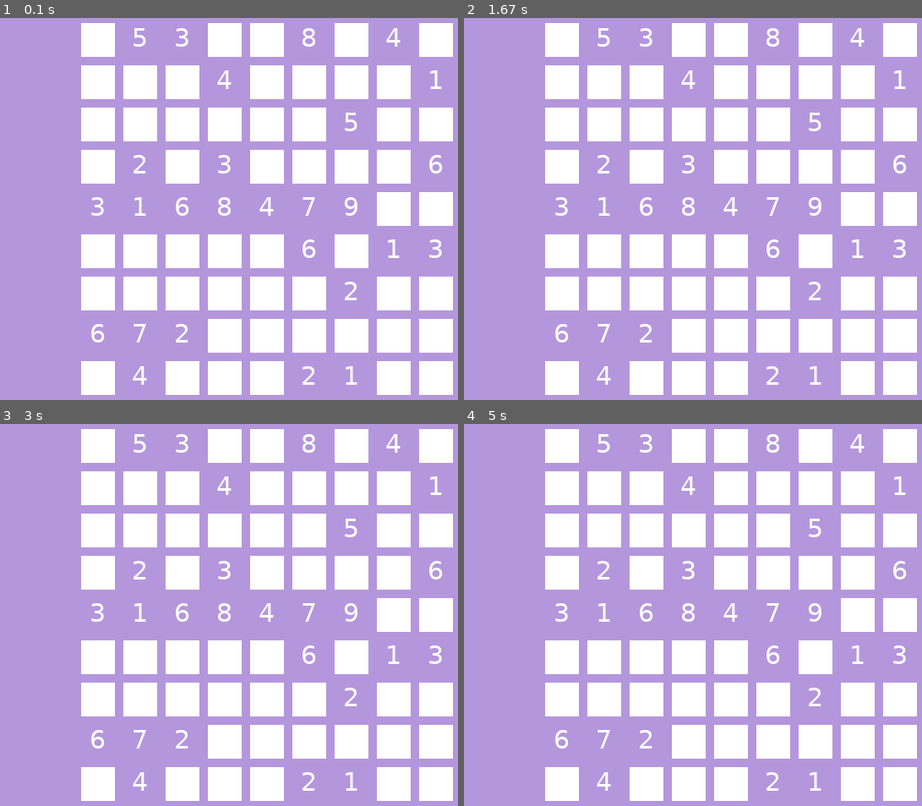
Above: before the commit, frames 1-4 (two rows, left to right).
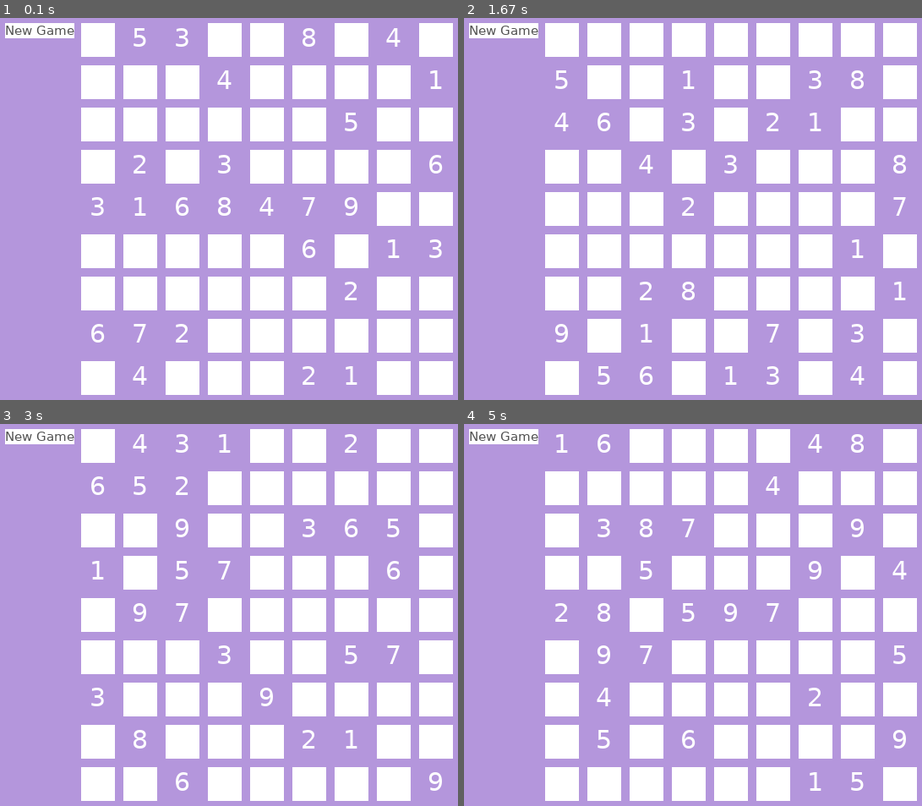
Above: after the commit, the same moments.

Repository: kinern/sudoku-pygame
Game: pygame game, started from main.py
Two runs of this game, one before a commit and one after it. Both use one fixed random seed, a clock stepped at 60 frames per second and the inputs below.
Inputs (mouse positions are in pixels of both pictures, inside the frame that each line leads up to):
- Up to frame 1 (0.1 s): no input
- Up to frame 2 (1.67 s): press the mouse at (505, 29) at 0.37 s; move the mouse to (532, 94) at 0.47 s; release the mouse at (564, 155) at 0.6 s; click (505, 29) at 0.83 s
- Up to frame 3 (3 s): click (41, 435) at 2.62 s
- Up to frame 4 (5 s): click (505, 435) at 4.95 s

The runs differ from the first frame. In frame 1, 0.6% of the frame differs, in the area x 1-17%, y 1-6%; in frame 2, 23%; in frame 3, 24%, in the area x 1-99%, y 1-99%; in frame 4, 19%.

Commit message:
Adding new game button.

Diff:
--- a/main.py
+++ b/main.py
@@ -15,6 +15,7 @@
         self.matrix = [[0 for x in range(size)] for x in range(size)]
 
     def generateMatrix(self):
+        self.matrix = [[0 for x in range(self.size)] for x in range(self.size)]
         self.fillDiagonalSubmatrixes()
         self.fillMissingSubMatrixes()
         self.addMissingSquares()
@@ -95,41 +96,77 @@
             return False
 
 
-
 def main():
     pygame.init()
     logo = pygame.image.load("logo.png")
     pygame.display.set_icon(logo)
     pygame.display.set_caption("Sudoku!")
-
+    pygame.font.init()
+    my_font = pygame.font.SysFont('Verdana', 30)
     screen = pygame.display.set_mode((screen_width,screen_height))
-
     running = True
-
     bgColor = (180, 150, 220)
-    screen.fill(bgColor)
-
 
     matrix = SudokuMatrix(9, 54)
-    matrix.generateMatrix()
 
-    pygame.font.init()
-    my_font = pygame.font.SysFont('Verdana', 30)
-    for row in range(9):
-        for col in range(9):
-            if (str(matrix.matrix[row][col]) == ""):
-                inputRect = Rect(row*50+100, col*50+10, 40, 40)
-                pygame.draw.rect(screen, (255,255,255), inputRect)
-            else:
-                matrixNum = my_font.render(str(matrix.matrix[row][col]), True, (255,255,255))
-                screen.blit(matrixNum, (row*50+110,col*50+10))
-    pygame.display.flip()
+    def renderNewMatrix():
+        for row in range(9):
+            for col in range(9):
+                if (str(matrix.matrix[row][col]) == ""):
+                    inputRect = Rect(row*50+100, col*50+10, 40, 40)
+                    pygame.draw.rect(screen, (255,255,255), inputRect)
+                else:
+                    matrixNum = my_font.render(str(matrix.matrix[row][col]), True, (255,255,255))
+                    screen.blit(matrixNum, (row*50+110,col*50+10))
 
+    class Button():
+        def __init__(self, text,  pos, font, onClick, fontColor="White", bg="black"):
+            self.x, self.y = pos
+            self.font = pygame.font.SysFont("Verdana", font)
+            self.onClick = onClick
+            self.text = self.font.render(text, 1, pygame.Color(fontColor))
+            self.size = self.text.get_size()
+            self.surface = pygame.Surface(self.size)
+            self.surface.fill(bg)
+            self.surface.blit(self.text, (0, 0))
+            self.rect = pygame.Rect(self.x, self.y, self.size[0], self.size[1])
+
+        def show(self):
+            screen.blit(self.surface, (self.x, self.y))
+
+        def click(self, event):
+            x, y = pygame.mouse.get_pos()
+            if event.type == pygame.MOUSEBUTTONDOWN:
+                if pygame.mouse.get_pressed()[0]:
+                    if self.rect.collidepoint(x, y):
+                        self.onClick()
+
+    def buttonClickHandler():
+            print("Clicked the button")
+            newGame()
+
+    button1 = Button(
+    "New Game",
+    (10, 10),
+    font=15,
+    fontColor=(80,80,80),
+    bg=(255,255,255),
+    onClick=buttonClickHandler)
+
+    #Initial Render
+    def newGame():
+        screen.fill(bgColor)
+        matrix.generateMatrix()
+        renderNewMatrix()
+        button1.show()
+        pygame.display.flip()
+    newGame()
 
     while running:
         for event in pygame.event.get():
             if event.type == pygame.QUIT:
                 running = False
+            button1.click(event)
 
 if __name__=="__main__":
     main()
